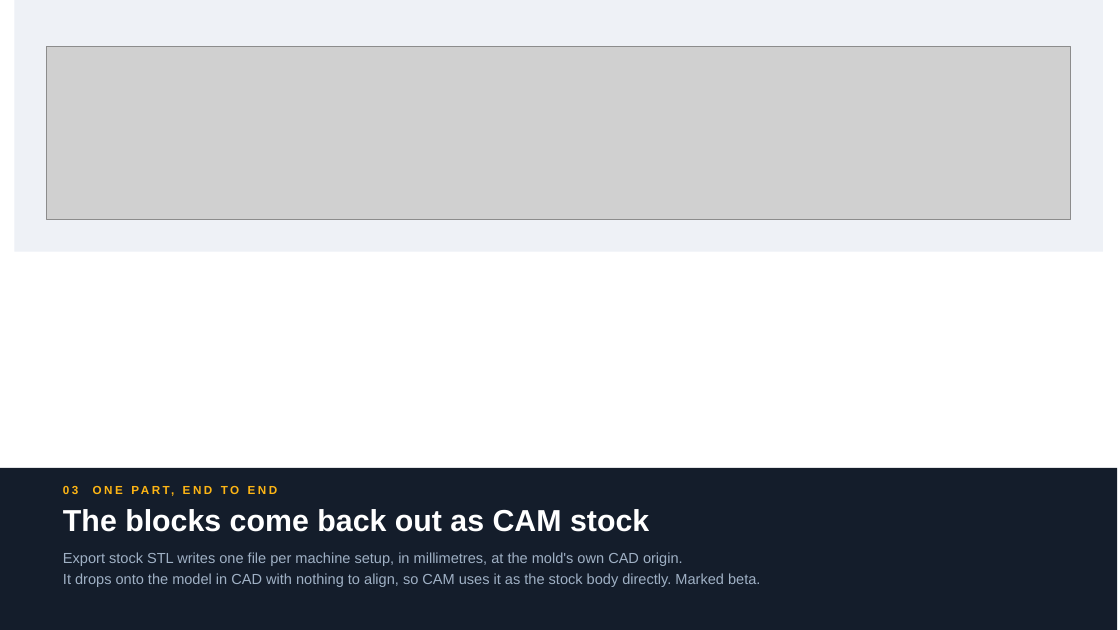
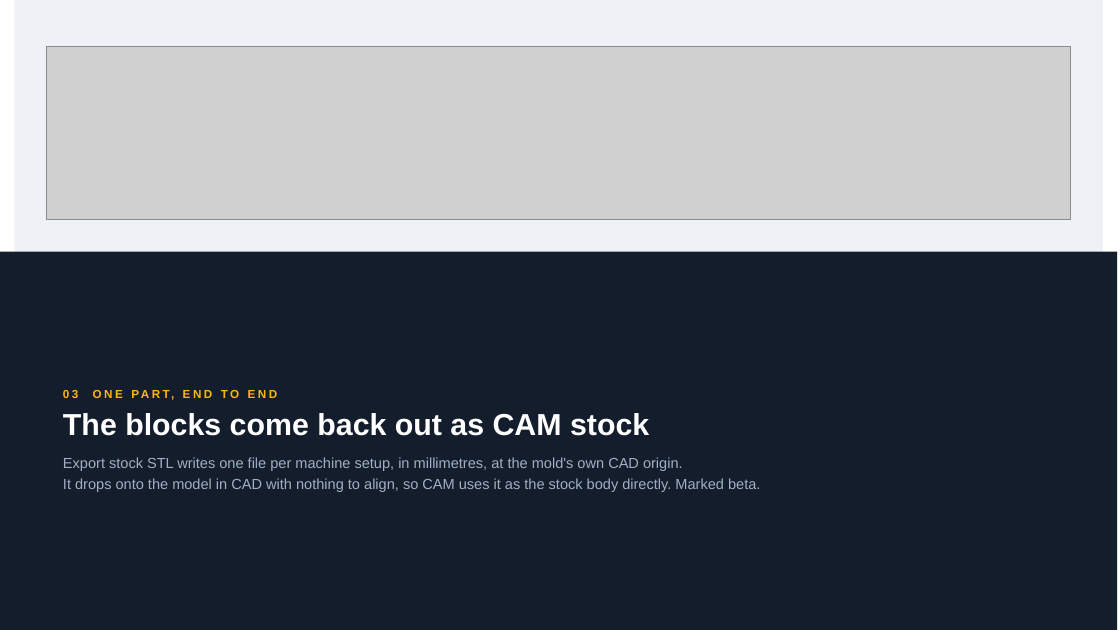
Before and after one commit to Jinxiewinx/feb-composites-applications, a slide deck: slide 11 of 06 Pitch/sn6-app-deck.pptx. Drawn at 1120x630 pixels with LibreOffice and Linux fonts; fonts in the diff are those of the drawing; grey boxes stand for pictures. Boxes give left, top, right and bottom in pixels: in the first picture for what was removed or moved away, otherwise in the second. Text is boxed around its words. In the diff, an @@ line names an element or a change of style, - is before the commit and + after.

```diff
--- a/06 Pitch/sn6-app-deck.pptx
+++ b/06 Pitch/sn6-app-deck.pptx
@@ rectangle: place and size @@
-rectangle at bbox=[0, 468, 1117, 630]
+rectangle at bbox=[0, 252, 1117, 630]
@@ 3 texts: place and size @@
-3 texts at bbox=[63, 486, 760, 587]
+3 texts at bbox=[63, 390, 760, 492]
```
Also in this commit, not shown: 3 other slides changed, 5 other files.
